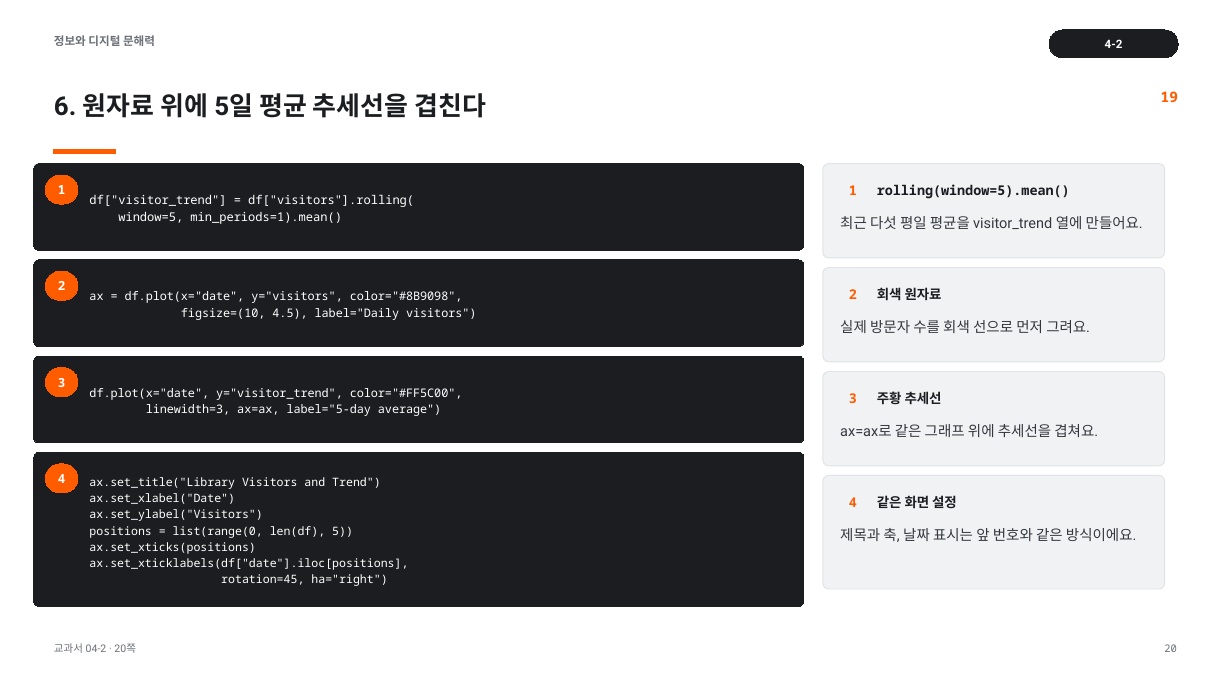
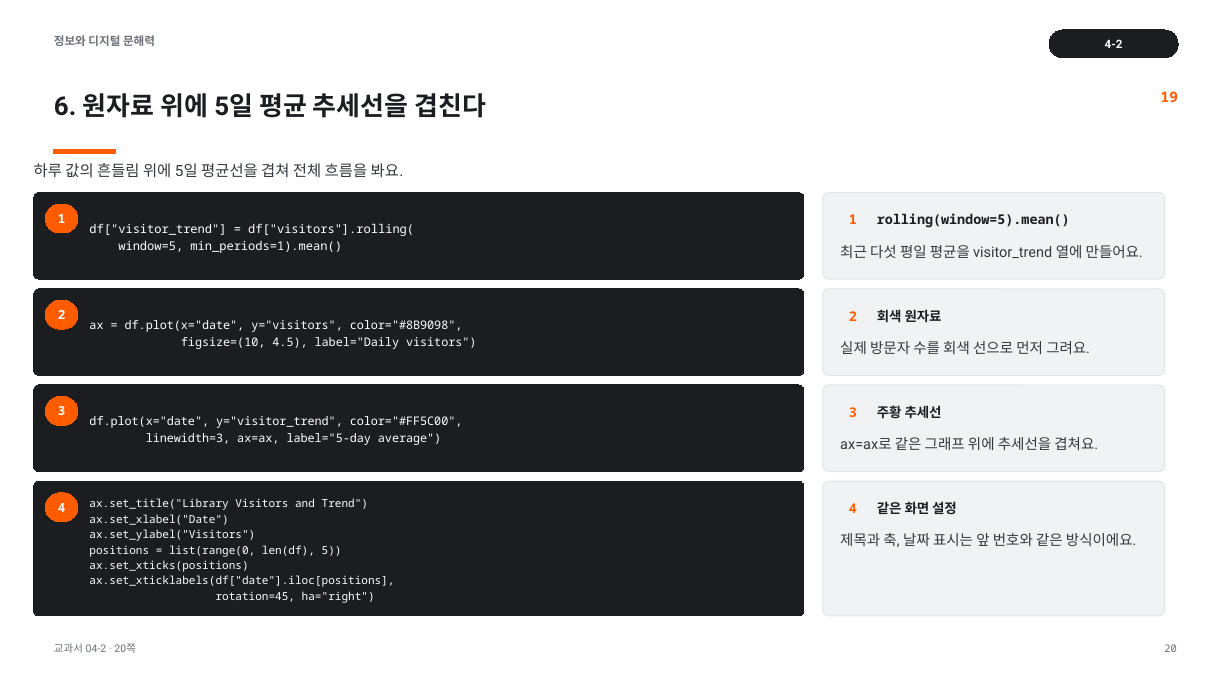
Before and after one commit to cozy819/2026-02__jdh, a slide deck: slide 20 of 04/ppt/04-2_pandas로_표_데이터를_쉽게_사용하기.pptx. Drawn at 1232x693 pixels with LibreOffice and Linux fonts; fonts in the diff are those of the drawing. Boxes give left, top, right and bottom in pixels: in the first picture for what was removed or moved away, otherwise in the second. Text is boxed around its words. In the diff, an @@ line names an element or a change of style, - is before the commit and + after.

```diff
--- a/04/ppt/04-2_pandas로_표_데이터를_쉽게_사용하기.pptx
+++ b/04/ppt/04-2_pandas로_표_데이터를_쉽게_사용하기.pptx
@@ text added at (34,163,404,178), 12 pt, text #34373D @@
+하루 값의 흔들림 위에 5일 평균선을 겹쳐 전체 흐름을 봐요.
@@ proportions changed in 5 elements at (823,385,1165,472), (823,288,1165,375), (33,482,803,616), (823,482,1165,616), (823,192,1165,279) @@
@@ rounded rectangle: place and size @@
-rounded rectangle at (823,164,1165,258)
+rounded rectangle at (823,192,1165,279)
@@ text "최근 다섯 평일 평균을 visitor_trend ...": place and size @@
-text "최근 다섯 평일 평균을 visitor_trend ..." at (840,216,1143,229)
+text "최근 다섯 평일 평균을 visitor_trend ..." at (840,245,1143,258)
@@ rounded rectangle: place and size @@
-rounded rectangle at (823,268,1165,362)
+rounded rectangle at (823,288,1165,375)
@@ text "2": place and size @@
-text "2" at (849,289,857,299)
+text "2" at (849,311,857,321)
@@ text "회색 원자료": place and size @@
-text "회색 원자료" at (877,287,942,301)
+text "회색 원자료" at (877,309,942,323)
@@ text "실제 방문자 수를 회색 선으로 ...": place and size @@
-text "실제 방문자 수를 회색 선으로 ..." at (840,320,1090,333)
+text "실제 방문자 수를 회색 선으로 ..." at (840,341,1090,354)
@@ 7 rounded rectangles, 5 texts: place and size @@
-7 rounded rectangles, 5 texts at (33,164,1070,493)
+7 rounded rectangles, 5 texts at (33,192,1070,521)
@@ rounded rectangle: place and size @@
-rounded rectangle at (823,372,1165,466)
+rounded rectangle at (823,385,1165,472)
@@ text "3": place and size @@
-text "3" at (849,393,857,403)
+text "3" at (849,407,857,417)
@@ text "주황 추세선": place and size @@
-text "주황 추세선" at (877,391,942,405)
+text "주황 추세선" at (877,405,942,419)
@@ text "ax=ax로 같은 그래프 위에 추세선을 ...": place and size @@
-text "ax=ax로 같은 그래프 위에 추세선을 ..." at (840,424,1098,437)
+text "ax=ax로 같은 그래프 위에 추세선을 ..." at (840,437,1098,450)
@@ rounded rectangle: place and size @@
-rounded rectangle at (33,453,803,607)
+rounded rectangle at (33,482,803,616)
@@ text "ax.set_title("Library Visitors and Trend")": place and size @@
-text "ax.set_title("Library Visitors and Trend")" at (89,477,408,586)
+text "ax.set_title("Library Visitors and Trend")" at (89,498,394,603)
@@ text "ax.set_title("Library Visitors and Trend")" at (89,498,394,603): size 9 to 8.6 pt @@
@@ rounded rectangle: place and size @@
-rounded rectangle at (823,476,1165,590)
+rounded rectangle at (823,482,1165,616)
@@ text "4": place and size @@
-text "4" at (849,497,857,507)
+text "4" at (849,503,857,513)
@@ text "같은 화면 설정": place and size @@
-text "같은 화면 설정" at (877,495,957,509)
+text "같은 화면 설정" at (877,501,957,515)
@@ text "제목과 축, 날짜 표시는 앞 ...": place and size @@
-text "제목과 축, 날짜 표시는 앞 ..." at (840,528,1136,542)
+text "제목과 축, 날짜 표시는 앞 ..." at (840,533,1136,547)
```
Also in this commit, not shown: 7 other slides changed, 8 other files.
